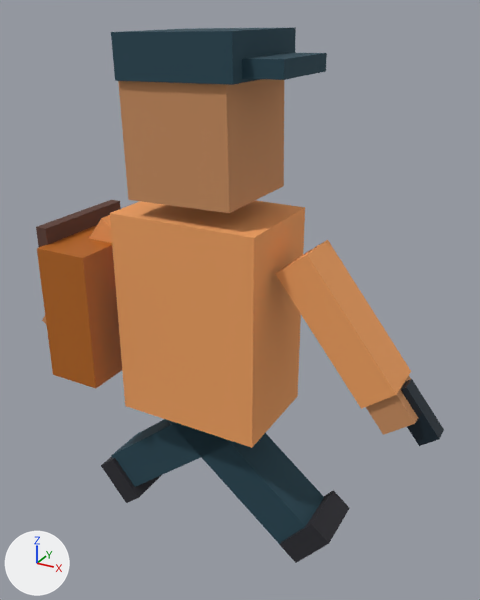
What one commit did to the glTF model public/assets/actors/repartidor.gltf.
Both versions are drawn from a 50 mm camera at (0.76, -1.236, 1.446) aimed at (0.052, 0.051, 0.803). Lighting does not change. The marker at lower left points along +X, +Y and +Z. The picture after the commit comes second. Both versions are drawn at frame 4 of the action 'walk'; the numbers are the values there.

Before the edit, the objects in view are built like this:
```python
me_brazo = bpy.data.meshes.new('brazo')
me_brazo.from_pydata(...)  # a box spanning x -0.5..0.5, y -0.5..0.5, z -0.5..0.5
me_brazo.materials.append(mat_torso)  # orange #f4a461
ob_arml = bpy.data.objects.new('armL', None)
ob_arml.parent = ob_hips
ob_arml.location = (-0.23, 0.0, 0.44)
ob_arml.rotation_euler = (0.0, 0.665, 0.0)  # degrees (0, 38, 0)
ob_armr = bpy.data.objects.new('armR', None)
ob_armr.parent = ob_hips
ob_armr.location = (0.23, 0.0, 0.44)
ob_armr.rotation_euler = (0.0, -0.665, 0.0)  # degrees (0, -38, 0)
ob_armrmesh = bpy.data.objects.new('armRMesh', me_brazo)
ob_armrmesh.parent = ob_armr
ob_armrmesh.location = (0.0, 0.0, -0.17)
ob_armrmesh.scale = (0.09, 0.11, 0.34)
ob_legl = bpy.data.objects.new('legL', None)
ob_legl.parent = ob_hips
ob_legl.location = (-0.09, 0.0, 0.02)
ob_legl.rotation_euler = (0.0, -0.887, 0.0)  # degrees (0, -51, 0)
ob_legr = bpy.data.objects.new('legR', None)
ob_legr.parent = ob_hips
ob_legr.location = (0.09, 0.0, 0.02)
ob_legr.rotation_euler = (0.0, 0.887, 0.0)  # degrees (0, 51, 0)
# also in view: 'bagLid' at (-0.38, 0.0, 0.941); 'visor' at (0.164, 0.0, 1.344); 'thermalBag' at (-0.3, 0.0, 0.761); 'legRMesh' at (-0.088, 0.0, 0.396); 'shoeR' at (-0.269, 0.0, 0.222)
```
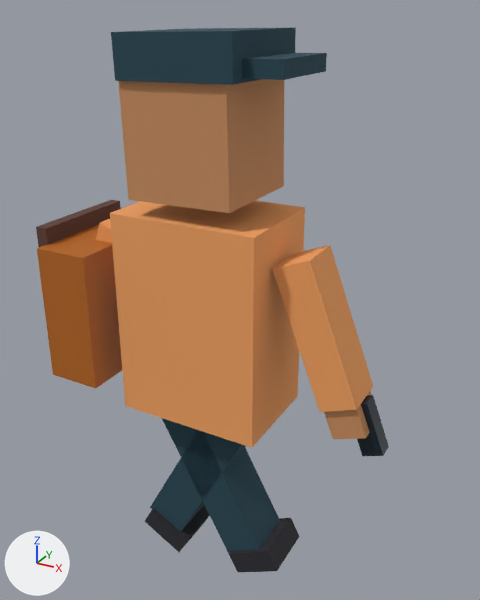
ob_arml is not drawn itself; it is the parent of ob_armlmesh, ob_handl.
ob_armr is not drawn itself; it is the parent of ob_armrmesh, ob_handr, ob_phone.
ob_legl is not drawn itself; it is the parent of ob_leglmesh, ob_shoel.
ob_legr is not drawn itself; it is the parent of ob_legrmesh, ob_shoer.

Boxes (x1, y1, x2, y2) around the edits, measured in the pictures (480 x 600 px):
'armRMesh', turned
    before: (275, 240, 411, 409)
    after: (273, 245, 373, 412)
'legLMesh', turned
    before: (168, 420, 324, 544)
    after: (162, 418, 280, 553)
'legRMesh', turned
    before: (111, 419, 234, 487)
    after: (150, 430, 246, 532)
'shoeL', turned
    before: (279, 490, 349, 563)
    after: (228, 517, 299, 572)
'handR', turned
    before: (366, 376, 418, 435)
    after: (324, 391, 372, 439)
'phone', turned
    before: (401, 379, 444, 446)
    after: (357, 395, 389, 456)
'shoeR', turned
    before: (101, 457, 162, 503)
    after: (145, 505, 210, 552)
'armLMesh', turned
    before: (89, 215, 112, 243)
    after: (96, 219, 112, 243)
'handL', turned (not visible afterwards)
    before: (42, 316, 46, 324)

The change, as a diff of the scene's bpy script:
```diff
--- a/public/assets/actors/repartidor.gltf.py
+++ b/public/assets/actors/repartidor.gltf.py
@@ ob_arml @@
 ob_arml.location = (-0.23, 0.0, 0.44)
-ob_arml.rotation_euler = (0.0, 0.665, 0.0)  # degrees (0, 38, 0)
+ob_arml.rotation_euler = (0.0, 0.369, 0.0)  # degrees (0, 21, 0)
@@ ob_armr @@
 ob_armr.location = (0.23, 0.0, 0.44)
-ob_armr.rotation_euler = (0.0, -0.665, 0.0)  # degrees (0, -38, 0)
+ob_armr.rotation_euler = (0.0, -0.369, 0.0)  # degrees (0, -21, 0)
@@ ob_legl @@
 ob_legl.location = (-0.09, 0.0, 0.02)
-ob_legl.rotation_euler = (0.0, -0.887, 0.0)  # degrees (0, -51, 0)
+ob_legl.rotation_euler = (0.0, -0.492, 0.0)  # degrees (0, -28, 0)
@@ ob_legr @@
 ob_legr.location = (0.09, 0.0, 0.02)
-ob_legr.rotation_euler = (0.0, 0.887, 0.0)  # degrees (0, 51, 0)
+ob_legr.rotation_euler = (0.0, 0.492, 0.0)  # degrees (0, 28, 0)
```
